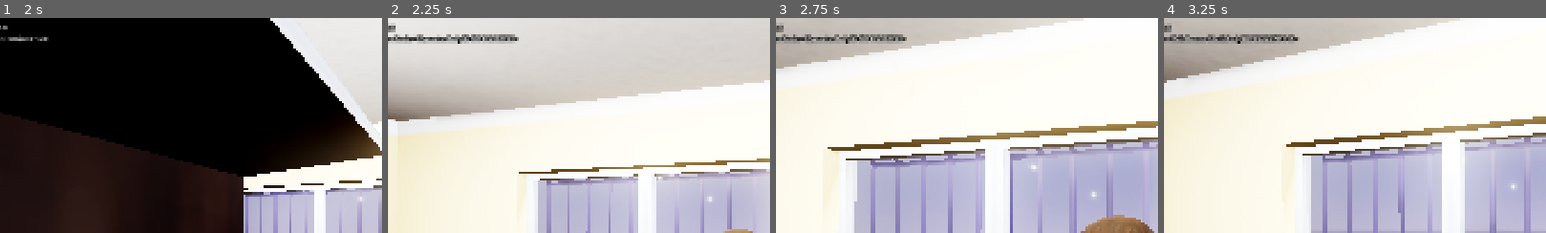
Above: before the commit, frames 1-4 (left to right).
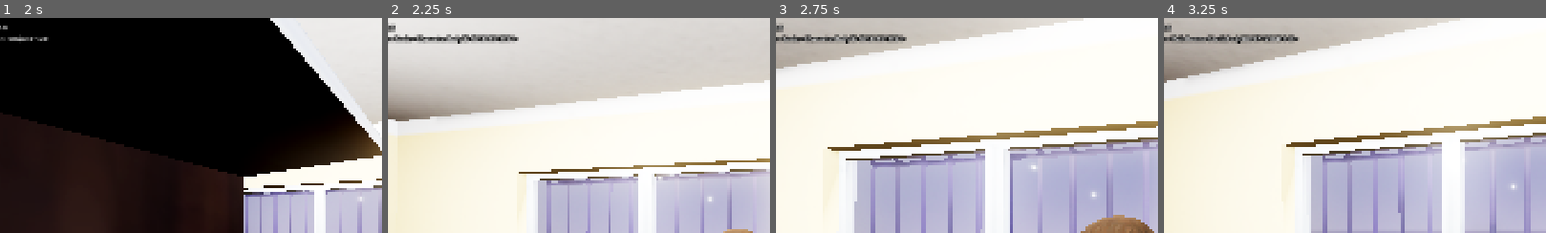
Above: after the commit, the same moments.

Repository: takanazwa5/ProjektMonopolowy
Game: Godot game, scene res://scenes/game/game.tscn
Same seed, same stepped clock (60 frames per second), same inputs: the game is played once before the commit and once after it.
Inputs (mouse positions are % of the whole screen's width and height, from its top left):
- Up to frame 1 (2 s): tap Enter at 0.5 s; move the mouse to (55, 50) at 0.52 s; hold E (interact) 0.53-1.28 s; hold W (walk_forward) from 0.53 s (still down); click (55, 50) at 0.67 s; move the mouse to (45, 50) at 1.27 s; tap Ctrl (crouch) at 1.35 s; click (45, 50) at 1.42 s; tap E (interact) at 1.55 s
- Up to frame 2 (2.25 s): keep holding W (walk_forward); move the mouse to (52, 48) at 2.02 s; hold G (drop_item) from 2.03 s (still down); click (52, 48) at 2.17 s
- Up to frame 3 (2.75 s): keep holding W (walk_forward); keep holding G (drop_item); tap E (interact) at 2.3 s
- Up to frame 4 (3.25 s): keep holding W (walk_forward); move the mouse to (49, 52) at 2.77 s; release G (drop_item) at 2.78 s; tap E (interact) at 2.85 s; click (49, 52) at 2.92 s
The pictures show only the part of the screen within x 3-53%, y 0-50%; the shares and areas given below are measured in that part.

Frame 1 is identical in both runs. In frame 2, less than 0.1% of the frame differs, in the area x 23-33%, y 7-12%; in frame 3, less than 0.1%; in frame 4, less than 0.1%.

Commit message:
Remove GameManager autoload and refactor dependencies
Eliminated the GameManager autoload singleton and updated all references to use direct node access or signals. Refactored code in multiple features and player scripts to remove GameManager dependencies, improve signal usage, and ensure proper initialization and interaction between components. Updated project.godot to remove the GameManager autoload entry and adjusted scene and script logic accordingly.

Diff:
--- a/autoload/game_manager.gd
+++ /dev/null
@@ -1,7 +0,0 @@
-extends Node
-
-
-var player : Player
-var level: Level
-var pause_menu : PauseMenu
-var debug_menu : DebugMenu
--- a/features/cash_register/cash_register.gd
+++ b/features/cash_register/cash_register.gd
@@ -21,8 +21,6 @@
 	for node : Money in get_tree().get_nodes_in_group(&"Cash"):
 
 		node.interaction.connect(_on_cash_interaction)
-
-	GameManager.debug_menu.random_order_button.pressed.connect(generate_random_order)
 
 
 func generate_random_order() -> void:
--- a/features/counter/counter.gd
+++ b/features/counter/counter.gd
@@ -2,6 +2,7 @@
 
 
 signal item_placed(item: Item)
+signal interaction
 
 
 var _szlugi_counter: int = 0
@@ -18,7 +19,11 @@
 func interact(event: InputEvent) -> void:
 
 	if not event.is_action_pressed(&"interact"): return
-	var item: Item = GameManager.player.item_rig.current_item
+	interaction.emit()
+
+
+func place_item_on_counter(item: Item) -> void:
+
 	var target: Marker3D
 	if item.type == Item.Type.SZLUGI:
 
--- a/features/debug_menu/debug_menu.gd
+++ b/features/debug_menu/debug_menu.gd
@@ -7,11 +7,6 @@
 @onready var window_mode_button : Button = %WindowModeButton
 @onready var random_order_button : Button = %RandomOrderButton
 @onready var back_button : Button = %BackButton
-
-
-func _init() -> void:
-
-	GameManager.debug_menu = self
 
 
 func _ready() -> void:
--- a/features/interactable/items/item.gd
+++ b/features/interactable/items/item.gd
@@ -1,5 +1,8 @@
 @tool
 class_name Item extends Interactable
+
+
+signal interaction(item: Item)
 
 
 enum Type {SZLUGI, PIWO, MISC}
@@ -32,7 +35,7 @@
 		return
 
 	var copy : Item = duplicate()
-	GameManager.player.item_preview.add_child(copy)
+	interaction.emit(copy)
 	copy.global_transform = global_transform
 	# NOTE: Might need set_input_as_handled()
 
--- a/features/pause_menu/pause_menu.gd
+++ b/features/pause_menu/pause_menu.gd
@@ -13,11 +13,6 @@
 @onready var debug_button : Button = %DebugButton
 @onready var quit_button : Button = %QuitButton
 @onready var debug_menu : DebugMenu = %DebugMenu
-
-
-func _init() -> void:
-
-	GameManager.pause_menu = self
 
 
 func _ready() -> void:
--- a/features/player/hud.gd
+++ b/features/player/hud.gd
@@ -8,8 +8,6 @@
 
 func _ready() -> void:
 
-	GameManager.pause_menu.paused.connect(hide)
-	GameManager.pause_menu.unpaused.connect(show)
 	item_preview.child_entered_tree.connect(_on_item_entered_preview)
 	item_preview.child_exiting_tree.connect(_on_item_exited_preview)
 
--- a/features/player/item_preview.gd
+++ b/features/player/item_preview.gd
@@ -12,6 +12,9 @@
 
 	child_entered_tree.connect(_on_child_entered_tree)
 	child_exiting_tree.connect(_on_child_exited_tree)
+	for item: Item in get_tree().get_nodes_in_group(&"items"):
+
+		item.interaction.connect(_on_item_interaction)
 
 
 func _unhandled_input(event: InputEvent) -> void:
@@ -46,3 +49,8 @@
 	can_rotate = false
 	rotation = Vector3.ZERO
 	get_tree().set_group(&"items", "can_interact", true)
+
+
+func _on_item_interaction(item: Item) -> void:
+
+	add_child(item)
--- a/features/player/player.gd
+++ b/features/player/player.gd
@@ -3,25 +3,20 @@
 
 const ACCELERATION: float = 1.0
 const DECELERATION: float = 1.0
-const SPEED_WALKING : float = 2.5
-const SPEED_CROUCHING : float = 1.5
+const SPEED_WALKING: float = 2.5
+const SPEED_CROUCHING: float = 1.5
 
 
-var speed : float = SPEED_WALKING
-var can_move_camera : bool = true
-var can_move : bool = true
+var speed: float = SPEED_WALKING
+var can_move_camera: bool = true
+var can_move: bool = true
 
 
-@onready var item_rig : ItemRig = %ItemRig
-@onready var item_preview : ItemPreview = %ItemPreview
-@onready var interaction_raycast : InteractionRaycast = %InteractionRaycast
-@onready var camera : Camera3D = %Camera
-@onready var hud : HUD = %HUD
-
-
-func _init() -> void:
-
-	GameManager.player = self
+@onready var item_rig: ItemRig = %ItemRig
+@onready var item_preview: ItemPreview = %ItemPreview
+@onready var interaction_raycast: InteractionRaycast = %InteractionRaycast
+@onready var camera: Camera3D = %Camera
+@onready var hud: HUD = %HUD
 
 
 func _ready() -> void:
@@ -38,7 +33,7 @@
 
 			rotate_y(deg_to_rad(-event.relative.x) * 0.05)
 			camera.rotate_x(deg_to_rad(-event.relative.y) * 0.05)
-			camera.rotation.x = clampf(camera.rotation.x, deg_to_rad(-80), deg_to_rad(80))
+			camera.rotation.x = clampf(camera.rotation.x, deg_to_rad(-80.0), deg_to_rad(80.0))
 
 
 func _physics_process(delta: float) -> void:
@@ -48,14 +43,14 @@
 	var joy_y_axis_value: float = Input.get_joy_axis(0, JOY_AXIS_RIGHT_Y)
 	rotate_y(deg_to_rad(-joy_x_axis_value * 100.0) * delta)
 	camera.rotate_x(deg_to_rad(-joy_y_axis_value * 100.0) * delta)
-	camera.rotation.x = clampf(camera.rotation.x, deg_to_rad(-80), deg_to_rad(80))
+	camera.rotation.x = clampf(camera.rotation.x, deg_to_rad(-80.0), deg_to_rad(80.0))
 
 	if not is_on_floor():
 
 		velocity += get_gravity() * delta
 
-	var input_dir : Vector2 = Input.get_vector("walk_left", "walk_right", "walk_forward", "walk_backward")
-	var direction : Vector3 = (transform.basis * Vector3(input_dir.x, 0, input_dir.y)).limit_length()
+	var input_dir: Vector2 = Input.get_vector("walk_left", "walk_right", "walk_forward", "walk_backward")
+	var direction: Vector3 = (transform.basis * Vector3(input_dir.x, 0, input_dir.y)).limit_length()
 
 	if direction and can_move:
 
--- a/features/player/reticle.gd
+++ b/features/player/reticle.gd
@@ -10,6 +10,7 @@
 
 @onready var item_preview: ItemPreview = %ItemPreview
 @onready var reticle_tooltip : Label = %ReticleTooltip
+@onready var interaction_raycast: InteractionRaycast = %InteractionRaycast
 
 
 var type : Type:
@@ -43,7 +44,7 @@
 
 func _process(_delta: float) -> void:
 
-	var collider : Object = GameManager.player.interaction_raycast.collider
+	var collider : Object = interaction_raycast.collider
 	if collider is Interactable and collider.can_interact:
 
 		type = Type.ACTIVE
--- a/project.godot
+++ b/project.godot
@@ -18,7 +18,6 @@
 [autoload]
 
 DebugPanel="*res://autoload/debug_panel/debug_panel.tscn"
-GameManager="*res://autoload/game_manager.gd"
 
 [debug]
 
--- a/scenes/game/game.gd
+++ b/scenes/game/game.gd
@@ -1,6 +1,7 @@
 class_name Game extends Node
 
 
+@onready var pause_menu: PauseMenu = %PauseMenu
 @onready var level: Level = %Level
 @onready var player: Player = %Player
 
@@ -9,6 +10,9 @@
 
 	player.item_rig.child_entered_tree.connect(_on_item_entered_rig)
 	player.item_rig.child_exiting_tree.connect(_on_item_exited_rig)
+	level.counter.interaction.connect(_on_counter_interaction)
+	pause_menu.paused.connect(_on_game_paused)
+	pause_menu.unpaused.connect(_on_game_unpaused)
 
 	Input.mouse_mode = Input.MOUSE_MODE_CAPTURED
 
@@ -28,3 +32,18 @@
 func _on_item_exited_rig(_node: Node) -> void:
 
 	level.counter.can_interact = false
+
+
+func _on_counter_interaction() -> void:
+
+	level.counter.place_item_on_counter(player.item_rig.current_item)
+
+
+func _on_game_paused() -> void:
+
+	player.hud.hide()
+
+
+func _on_game_unpaused() -> void:
+
+	player.hud.show()
--- a/scenes/game/game.tscn
+++ b/scenes/game/game.tscn
@@ -10,6 +10,7 @@
 script = ExtResource("1_fc0e3")
 
 [node name="PauseMenu" parent="." instance=ExtResource("2_7jktm")]
+unique_name_in_owner = true
 
 [node name="Level" parent="." instance=ExtResource("3_ryrav")]
 unique_name_in_owner = true
Not shown, removed: autoload/game_manager.gd.uid
